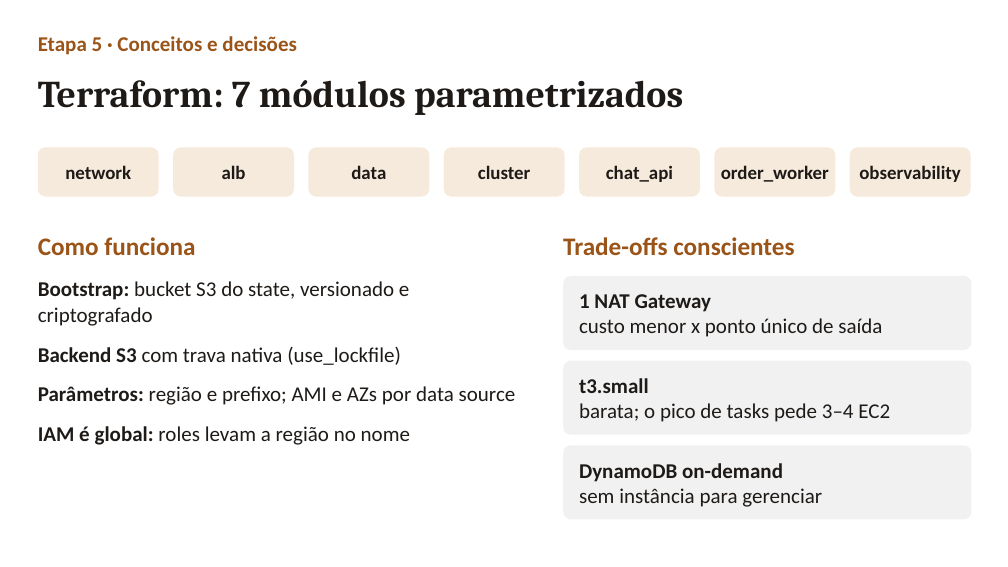
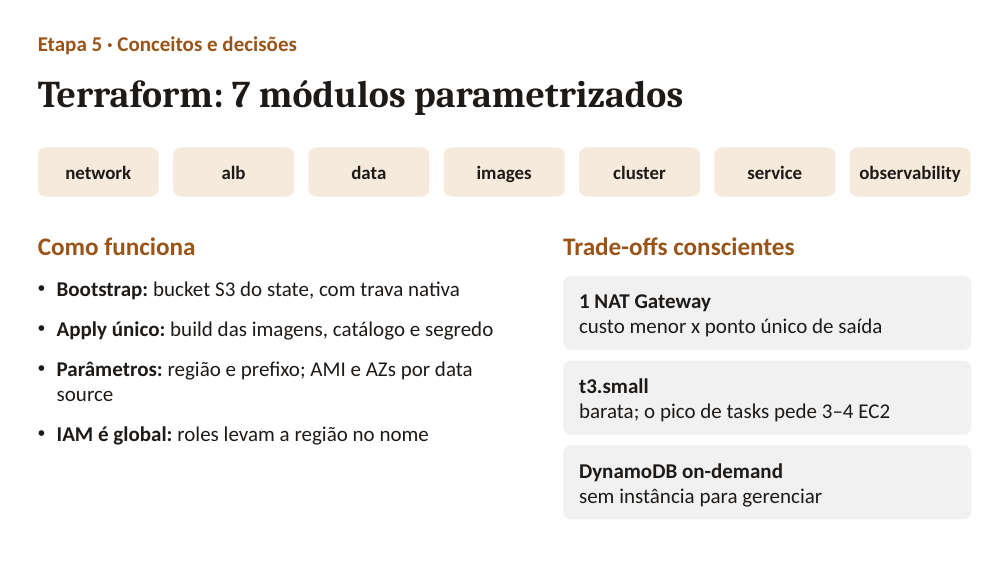
Before and after one commit to FelipeSuarez1/comercio-conversacional-aws, a slide deck: slide 13 of apresentacao/apresentacao-video.pptx. Drawn at 1008x567 pixels with LibreOffice and Linux fonts; fonts in the diff are those of the drawing. Boxes give left, top, right and bottom in pixels: in the first picture for what was removed or moved away, otherwise in the second. Text is boxed around its words. In the diff, an @@ line names an element or a change of style, - is before the commit and + after.

Commit message:
Apresentação: slides de elasticidade e Terraform atualizados para a versão B

```diff
--- a/apresentacao/apresentacao-video.pptx
+++ b/apresentacao/apresentacao-video.pptx
@@ rounded rectangle added at (444, 147, 565, 197), fill #F6EADC, 18 pt, text #1E1A17, bold @@
+images
@@ rounded rectangle "cluster": place and size @@
-rounded rectangle "cluster" at (444, 147, 565, 197)
+rounded rectangle "cluster" at (579, 147, 700, 197)
@@ rounded rectangle removed at (579, 147, 700, 197) @@
-chat_api
@@ text in rounded rectangle at (747, 165, 802, 179): text changed @@
-order_worker
+service
@@ text at (57, 281, 493, 340): text changed @@
-• Bootstrap: bucket S3 do state, versionado e criptografado
-• Backend S3 com trava nativa (use_lockfile)
+• Bootstrap: bucket S3 do state, com trava nativa
+• Apply único: build das imagens, catálogo e segredo
```
Also in this commit, not shown: 2 other slides changed.
